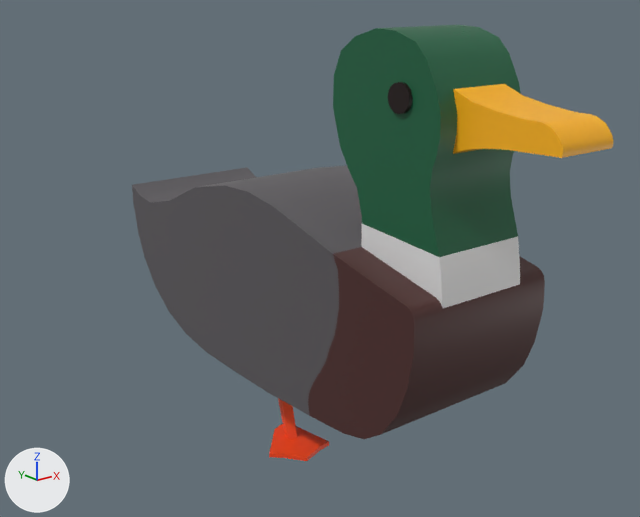
Two versions of the glTF model assets/3D/gltf/Duck.gltf, one commit apart.
Rendered twice from a 50 mm camera at (-2.05, -2.48, 0.98) aimed at (-0.07, -0.01, -0.01). Lighting does not change. The marker at lower left points along +X, +Y and +Z.
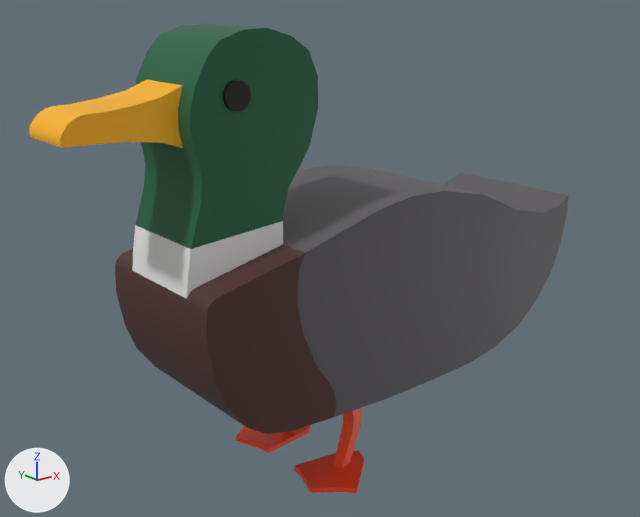
Patch to the scene script:
```diff
--- a/assets/3D/gltf/Duck.gltf.py
+++ b/assets/3D/gltf/Duck.gltf.py
@@ ob_circle_206 @@
 ob_circle_206 = bpy.data.objects.new('Circle.206', me_circle_117)
-ob_circle_206.location = (0.0, 0.448, -0.205)
-ob_circle_206.rotation_euler = (0.0, 0.0, 1.571)  # degrees (0, 0, 90)
+ob_circle_206.location = (0.448, 0.0, -0.205)
 ob_circle_206.scale = (0.908, 0.908, 0.908)
@@ ob_cube_118 @@
 ob_cube_118 = bpy.data.objects.new('Cube.118', me_cube_138)
-ob_cube_118.location = (0.0, 0.448, -0.205)
-ob_cube_118.rotation_euler = (0.0, 0.0, -1.571)  # degrees (0, 0, -90)
+ob_cube_118.location = (0.448, 0.0, -0.205)
+ob_cube_118.rotation_euler = (0.0, 0.0, 3.142)  # degrees (0, 0, 180)
 ob_cube_118.scale = (0.908, 0.908, 0.908)
@@ ob_cube_120 @@
 ob_cube_120 = bpy.data.objects.new('Cube.120', me_cube_141)
-ob_cube_120.location = (0.0, 0.448, -0.205)
-ob_cube_120.rotation_euler = (0.0, 0.0, -1.571)  # degrees (0, 0, -90)
-ob_cube_120.scale = (0.908, 0.908, 0.908)
+ob_cube_120.location = (0.334, 0.0, -0.163)
+ob_cube_120.rotation_euler = (0.0, 0.0, 3.142)  # degrees (0, 0, 180)
+ob_cube_120.scale = (1.04, 1.04, 1.04)
```

Boxes (x1, y1, x2, y2) around the edits, measured in the pictures (640 x 517 px):
'Cube.118', moved, turned: before (132, 25, 613, 439); after (29, 23, 569, 434)
'Cube.120', moved, turned, rescaled: before (269, 398, 329, 461); after (236, 408, 364, 493)
'Circle.206', moved, turned: before (388, 82, 413, 114); after (223, 80, 251, 112)
